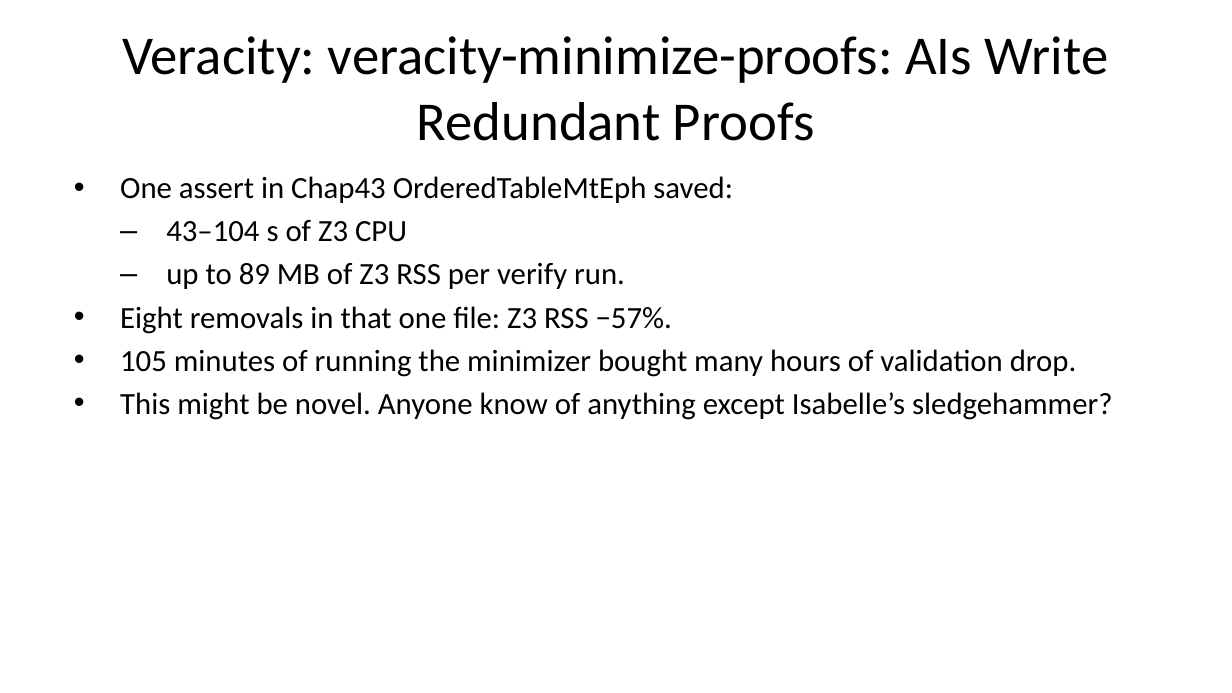
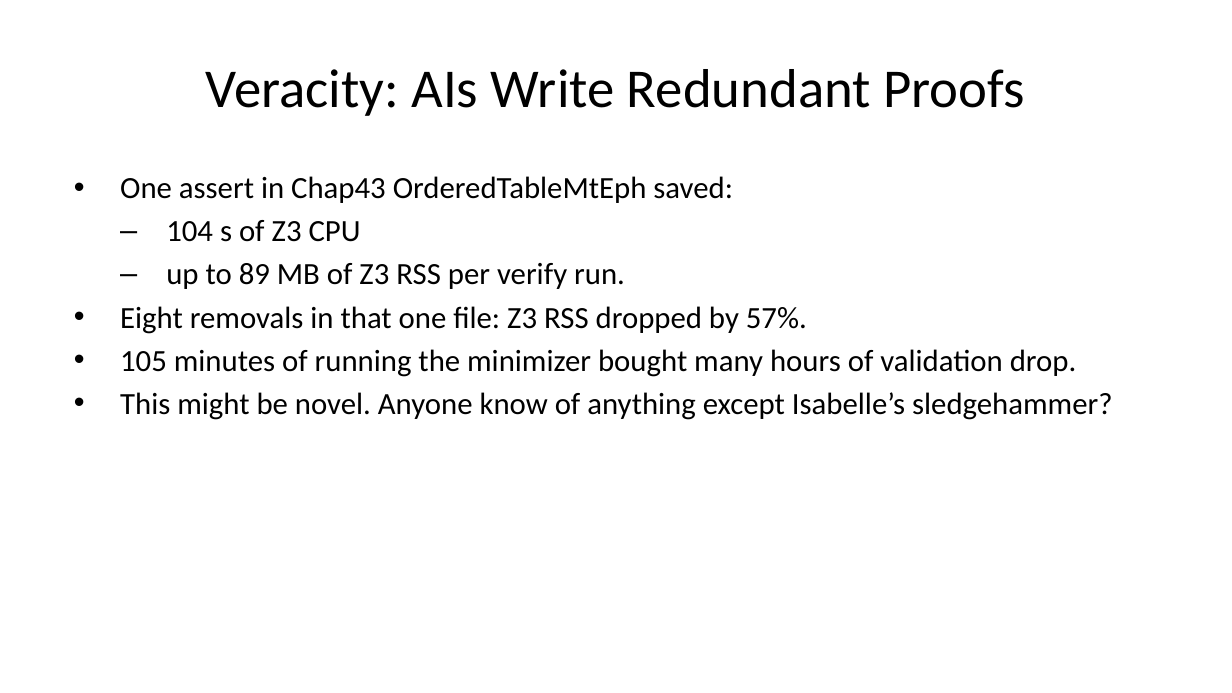
Before and after one commit to briangmilnes/APAS-VERUS, a slide deck: slide 45 of lectures/slidesMSR.pptx. Drawn at 1232x693 pixels with LibreOffice and Linux fonts; fonts in the diff are those of the drawing. Boxes give left, top, right and bottom in pixels: in the first picture for what was removed or moved away, otherwise in the second. Text is boxed around its words. In the diff, an @@ line names an element or a change of style, - is before the commit and + after.

```diff
--- a/lectures/slidesMSR.pptx
+++ b/lectures/slidesMSR.pptx
@@ title at (x1=206, y1=69, x2=1025, y2=116): text changed @@
-Veracity: veracity-minimize-proofs: AIs Write Redundant Proofs
+Veracity: AIs Write Redundant Proofs
@@ text at (x1=166, y1=220, x2=361, y2=242): text changed @@
-  – 43–104 s of Z3 CPU
+  – 104 s of Z3 CPU
@@ text at (x1=120, y1=306, x2=807, y2=334): text changed @@
-• Eight removals in that one file: Z3 RSS −57%.
+• Eight removals in that one file: Z3 RSS dropped by 57%.
```
Also in this commit, not shown: 11 other slides changed, 1 other file.
